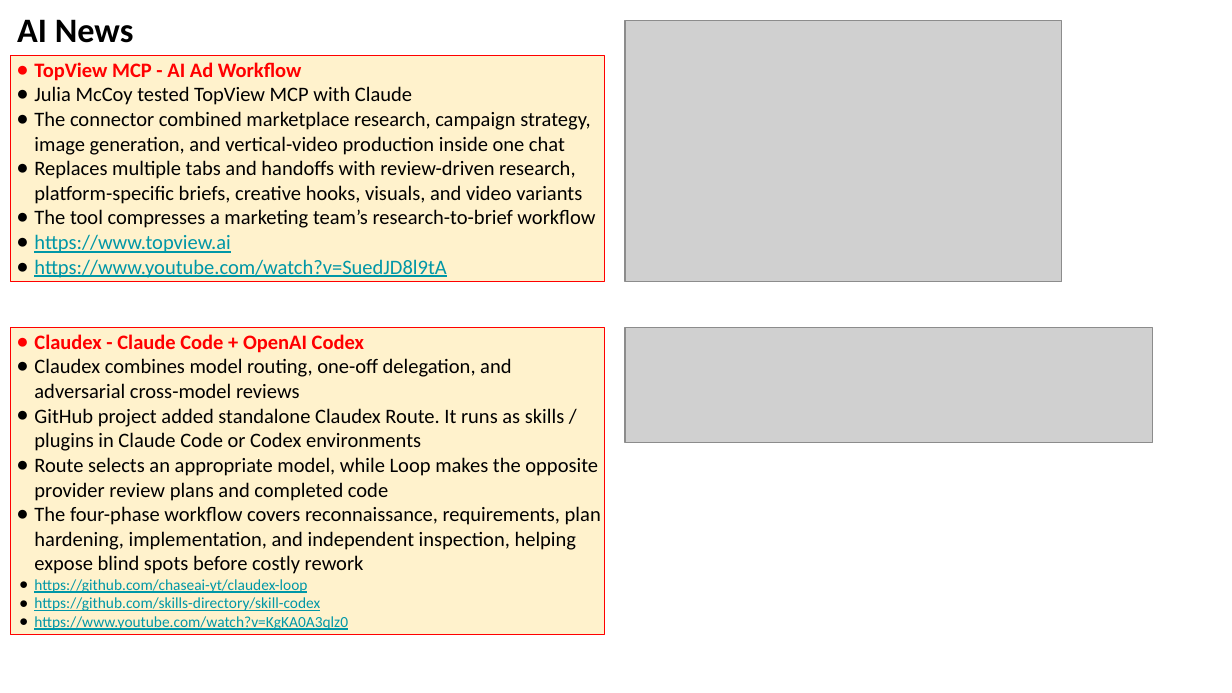
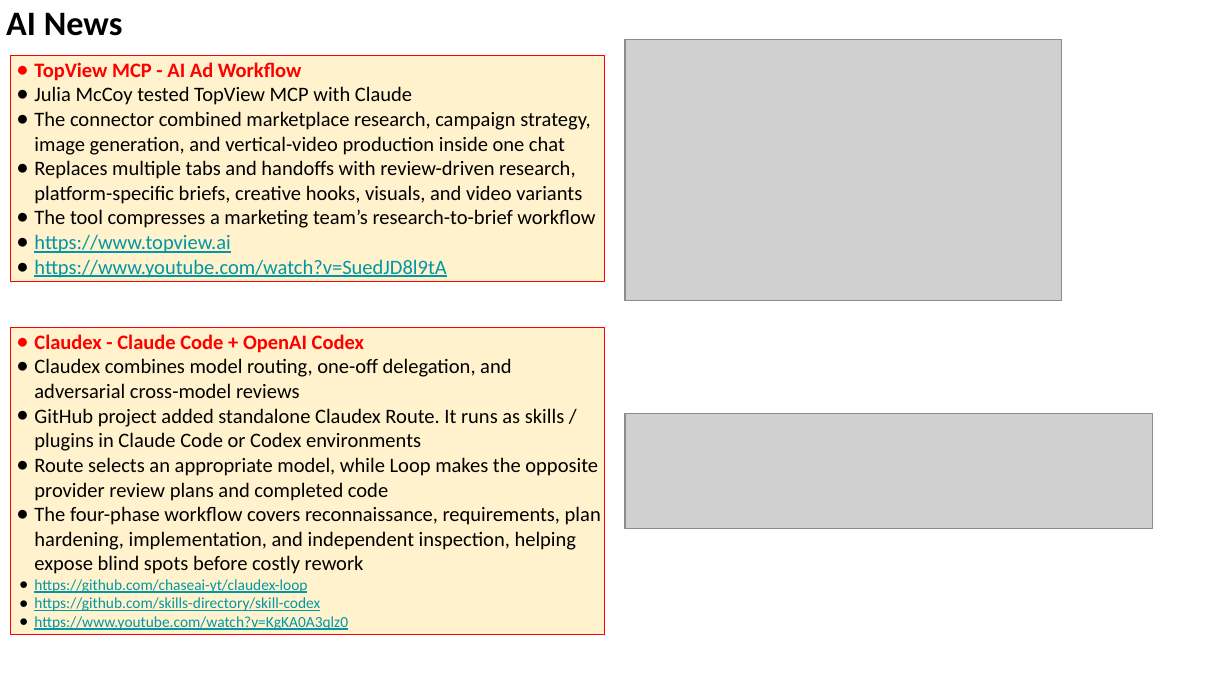
Before and after one commit to lselector/seminar, a slide deck: slide 18 of 2026/2026-09-18-AI-News.pptx (slide 17 before the commit). Drawn at 1232x693 pixels with LibreOffice and Linux fonts; fonts in the diff are those of the drawing; grey boxes stand for pictures. Boxes give left, top, right and bottom in pixels: in the first picture for what was removed or moved away, otherwise in the second. Text is boxed around its words. In the diff, an @@ line names an element or a change of style, - is before the commit and + after.

```diff
--- a/2026/2026-09-18-AI-News.pptx
+++ b/2026/2026-09-18-AI-News.pptx
@@ text "AI News": place and size @@
-text "AI News" at (17,19,134,43)
+text "AI News" at (6,12,123,36)
@@ picture: place and size @@
-picture at (625,21,1062,282)
+picture at (625,39,1062,301)
@@ picture: place and size @@
-picture at (625,328,1152,444)
+picture at (625,414,1152,530)
```
Also in this commit, not shown: 19 other slides changed, 4 slides added, 4 slides removed.
